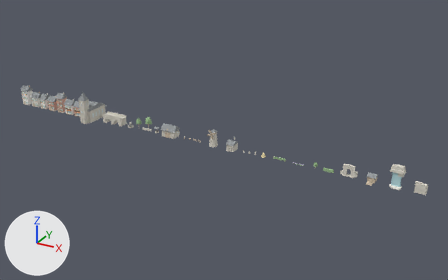
An edit to the glTF model public/models/kit.glb, drawn before and after from the same camera.
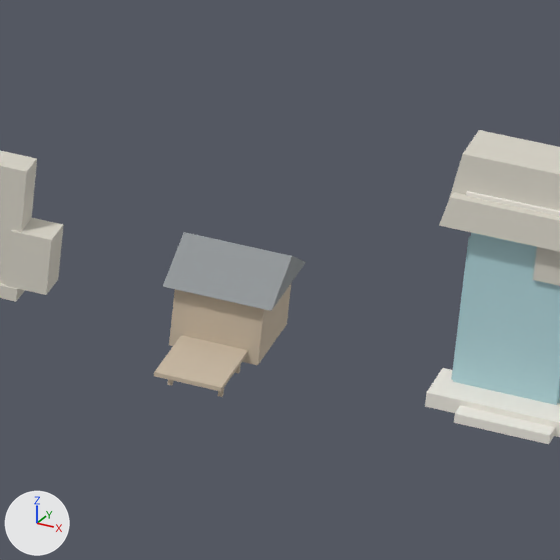
The first picture shows the older version from a camera (50 mm lens) standing at (251.0, -232.0, 120.0) and looking at (121.0, 5.0, 2.0). The close-ups show the older and then the newer version on the part from 79% to 89% of the width and 54% to 71% of the height of that picture. Only the edits that show in the close-ups are written down. Arrows for +X, +Y and +Z are at lower left; the lights stay in place.

The older version as bpy lines, for what is in view:
```python
mat_roof = principled_material('ROOF')
mat_roof.base_color = (0.29, 0.31, 0.32)  # grey #939799
mat_roof.roughness = 0.9
me_boathouse = bpy.data.meshes.new('Boathouse')
me_boathouse.from_pydata(...)  # 54 vertices, 80 faces; spans x -1.95..1.95, y -4.6..2.55, z -0.45..3.6
# faces by material slot: [8, 72]
me_boathouse.materials.append(mat_roof)  # grey #939799
me_boathouse.materials.append(mat_wood)  # beige #cbbca6
me_ruin_arch = bpy.data.meshes.new('Ruin_Arch')
me_ruin_arch.from_pydata(...)  # 64 vertices, 108 faces; spans x -3.55..3.65, y -0.75..0.75, z 0.0..5.1
me_ruin_arch.materials.append(mat_stone)  # light grey #d8d4c8
me_waterfall = bpy.data.meshes.new('Waterfall')
me_waterfall.from_pydata(...)  # 72 vertices, 108 faces; spans x -2.8..3.2, y -2.4..1.9, z -0.1..9.25
# faces by material slot: [36, 36, 36]
me_waterfall.materials.append(mat_trim)  # white #efebe2
me_waterfall.materials.append(mat_stone)  # light grey #d8d4c8
me_waterfall.materials.append(mat_water)  # cyan #b3d7dd
ob_boathouse = bpy.data.objects.new('Boathouse', me_boathouse)
ob_boathouse.location = (194.0, 0.0, 0.0)
ob_ruin_arch = bpy.data.objects.new('Ruin_Arch', me_ruin_arch)
ob_ruin_arch.location = (184.0, 0.0, 0.0)
ob_waterfall = bpy.data.objects.new('Waterfall', me_waterfall)
ob_waterfall.location = (204.0, 0.0, 0.0)
```
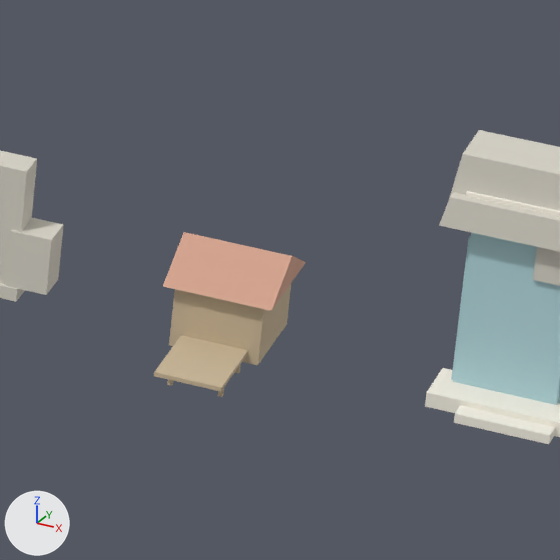
The change, as a diff of the scene's bpy script:
```diff
--- a/public/models/kit.glb.py
+++ b/public/models/kit.glb.py
@@ mat_roof @@
 mat_roof = principled_material('ROOF')
-mat_roof.base_color = (0.29, 0.31, 0.32)  # grey #939799
+mat_roof.base_color = (0.66, 0.37, 0.27)  # beige #d4a48e
 mat_roof.roughness = 0.9
```

Boxes (x1, y1, x2, y2) around the edits, measured in the close-ups (560 x 560 px):
'Boathouse', recoloured (grey to beige): (156, 232, 306, 386) in both
